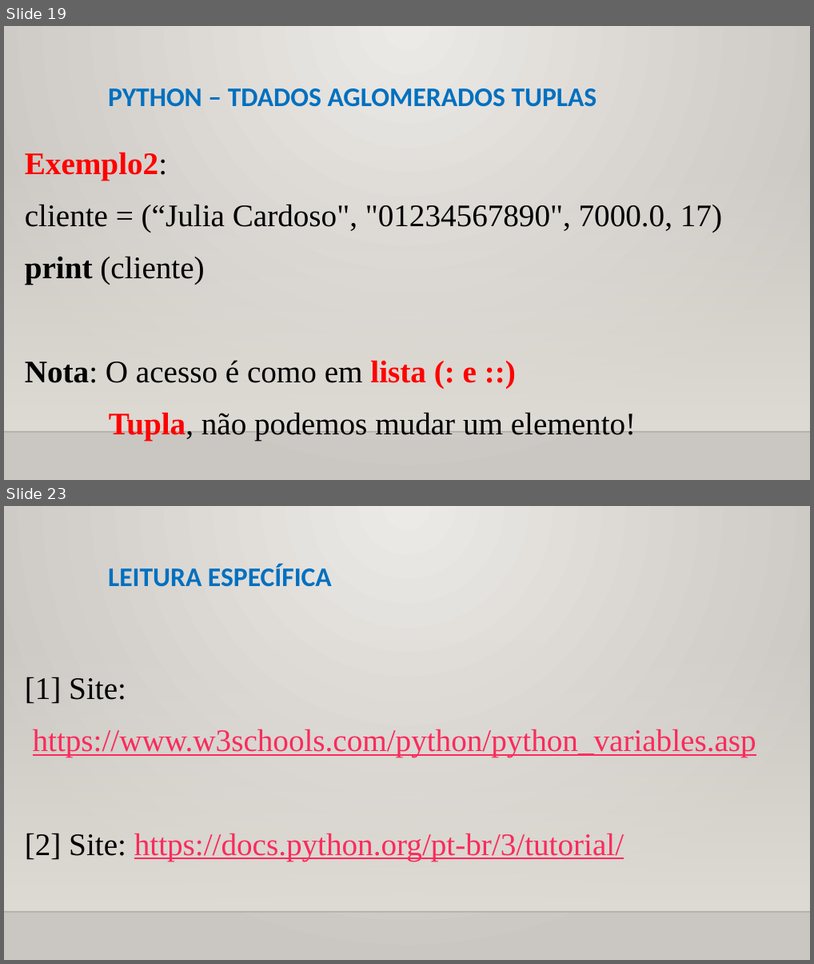
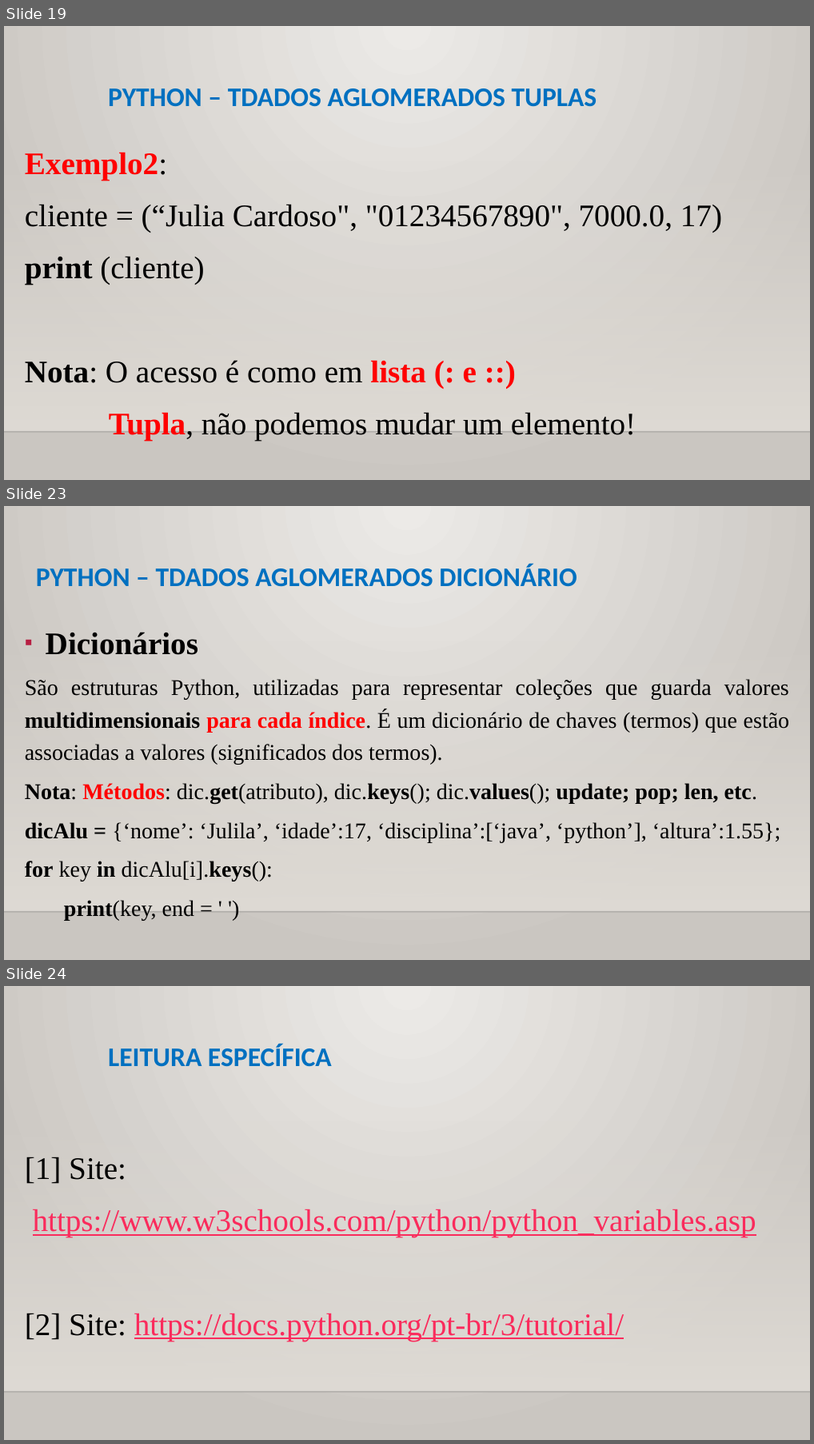
Before and after one commit to CloudEducationBrazil/WydenPythonParadigmas, a slide deck: 01 Classes/Aula 07 Programação Python - Tipos de Dados Aglomerados.pptx. Shown one above the other, each under a label of ours: slides 19 and 23 before the commit, slides 19, 23 and 24 after it; the slides between them are not shown. The pictures are 814x964 and 814x1444 pixels, drawn with LibreOffice and Linux fonts; fonts in the diff are those of the drawing; background and template pictures are left out. Boxes give left, top, right and bottom in pixels: in the first picture for what was removed or moved away, otherwise in the second. Text is boxed around its words. In the diff, an @@ line names an element or a change of style, - is before the commit and + after.

```diff
--- a/01 Classes/Aula 07 Programação Python - Tipos de Dados Aglomerados.pptx
+++ b/01 Classes/Aula 07 Programação Python - Tipos de Dados Aglomerados.pptx
@@ slide 23 added at box(4, 506, 810, 960), background picture (left out); not listed: 2 template elements that a slide beside it also shows @@
@@ title added at box(36, 564, 578, 587), 24 pt, text #0070C0, bold @@
+PYTHON – TDADOS AGLOMERADOS DICIONÁRIO
@@ text added at box(25, 632, 790, 920), 20 pt, text #000000 @@
+▪ Dicionários
+São estruturas Python, utilizadas para representar coleções que guarda valores multidimensionais para cada índice. É um dicionário de chaves (termos) que estão associadas a valores (significados dos termos).
+Nota: Métodos: dic.get(atributo), dic.keys(); dic.values(); update; pop; len, etc.
+dicAlu = {‘nome’: ‘Julila’, ‘idade’:17, ‘disciplina’:[‘java’, ‘python’], ‘altura’:1.55};
+for key in dicAlu[i].keys():
+print(key, end = ' ')
@@ what was slide 23 is now slide 24 @@
```
Also in this commit, not shown: 7 slides changed, 2 other files.
